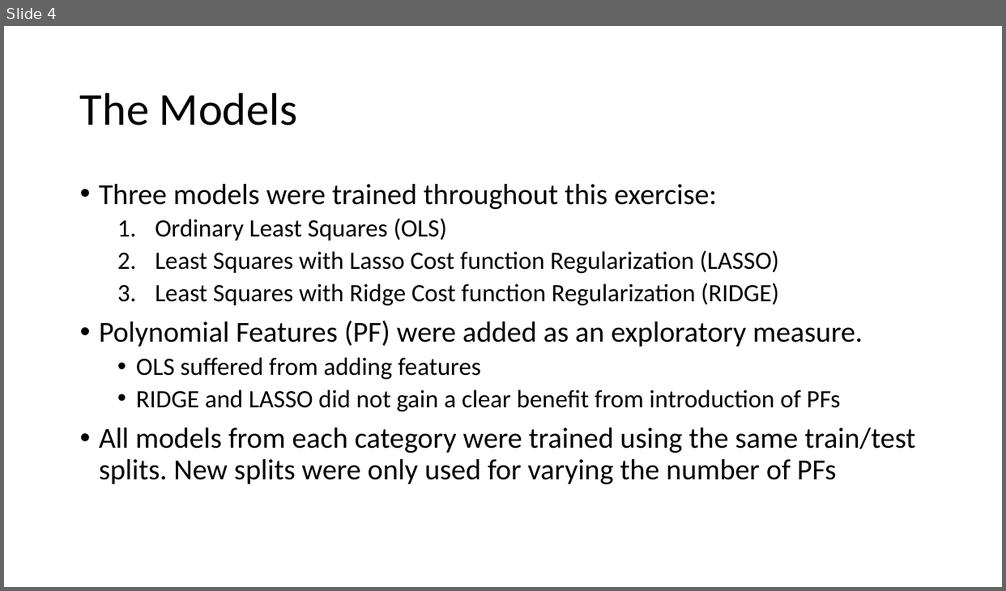
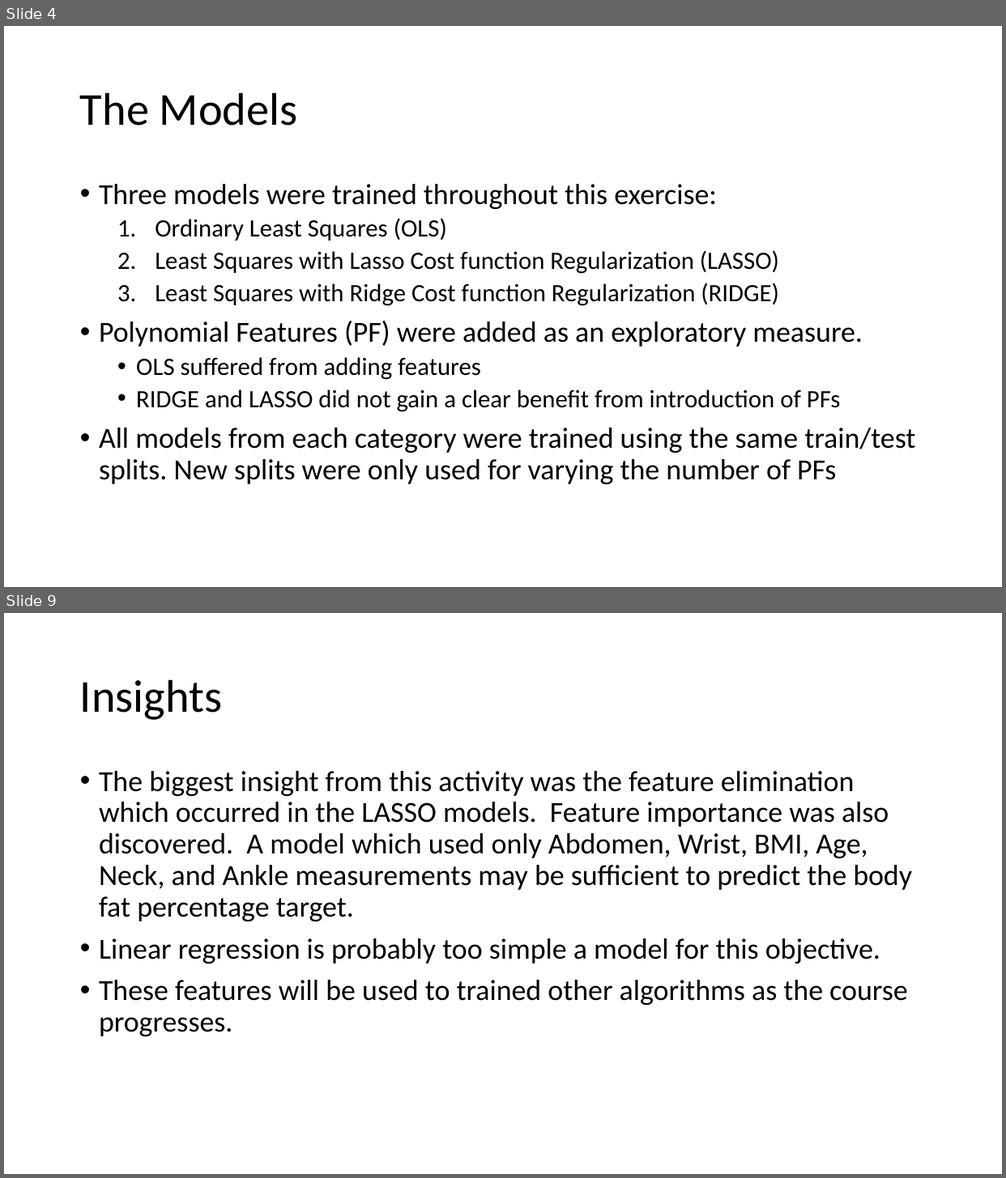
Before and after one commit to M-Matrona/IBM-Machine-Learning-Course, a slide deck: Course_2_SupervisedLearning/Supervised_Learning_Project_Report.pptx. Shown one above the other, each under a label of ours: slide 4 before the commit, slides 4 and 9 after it; the slides between them are not shown. The pictures are 1006x591 and 1006x1178 pixels, drawn with LibreOffice and Linux fonts; fonts in the diff are those of the drawing. Boxes give left, top, right and bottom in pixels: in the first picture for what was removed or moved away, otherwise in the second. Text is boxed around its words. In the diff, an @@ line names an element or a change of style, - is before the commit and + after.

```diff
--- a/Course_2_SupervisedLearning/Supervised_Learning_Project_Report.pptx
+++ b/Course_2_SupervisedLearning/Supervised_Learning_Project_Report.pptx
@@ slide 9 added at [4, 613, 1002, 1174], background #FFFFFF @@
@@ title added at [80, 679, 223, 720], 44 pt, text #000000 @@
+Insights
@@ text added at [99, 771, 912, 1037], 28 pt, text #000000 @@
+• The biggest insight from this activity was the feature elimination which occurred in the LASSO models. Feature importance was also discovered. A model which used only Abdomen, Wrist, BMI, Age, Neck, and Ankle measurements may be sufficient to predict the body fat percentage target.
+• Linear regression is probably too simple a model for this objective.
+• These features will be used to trained other algorithms as the course progresses.
```
Also in this commit, not shown: 4 slides changed, 2 other slides added, 1 other file.
